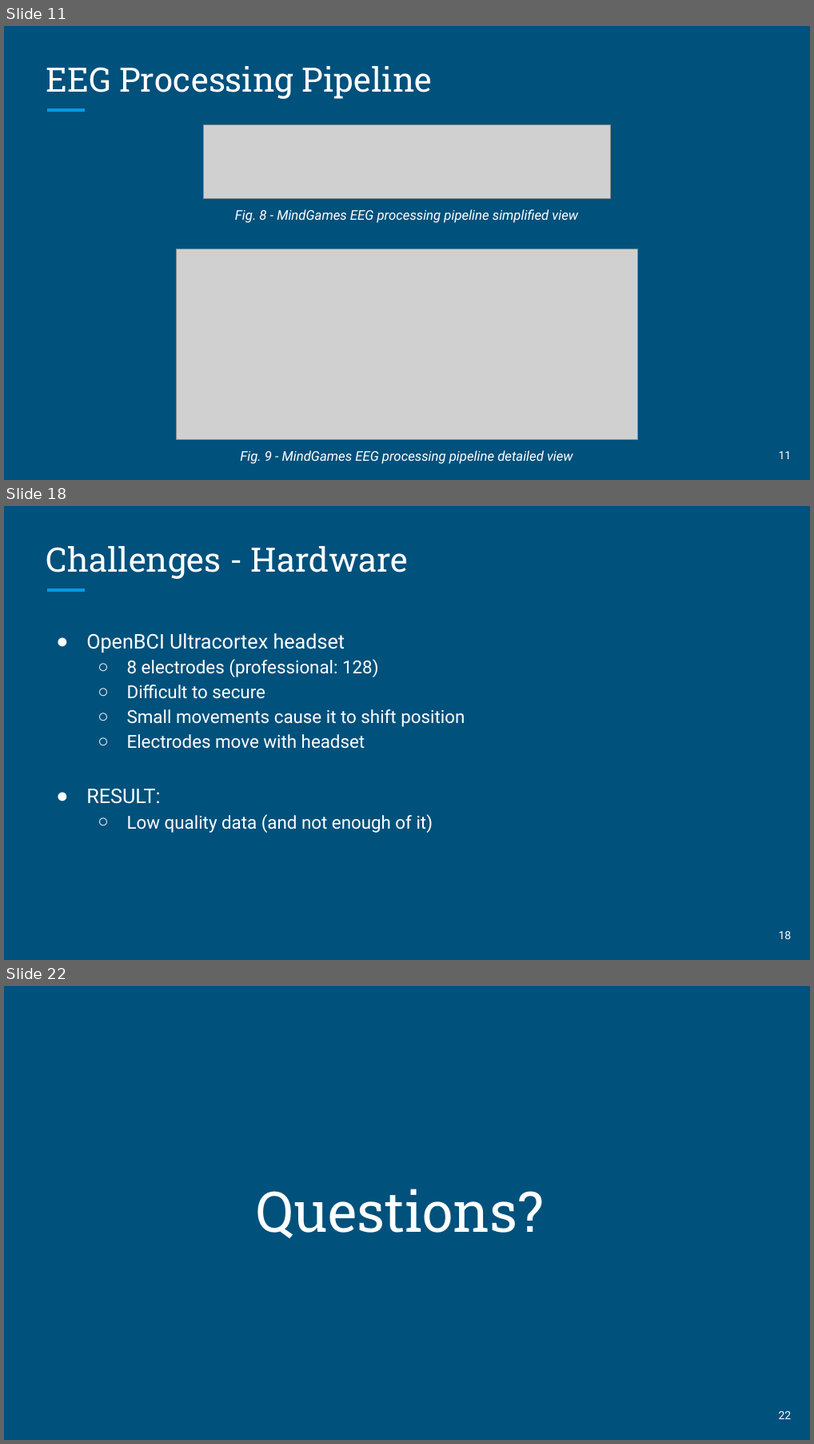
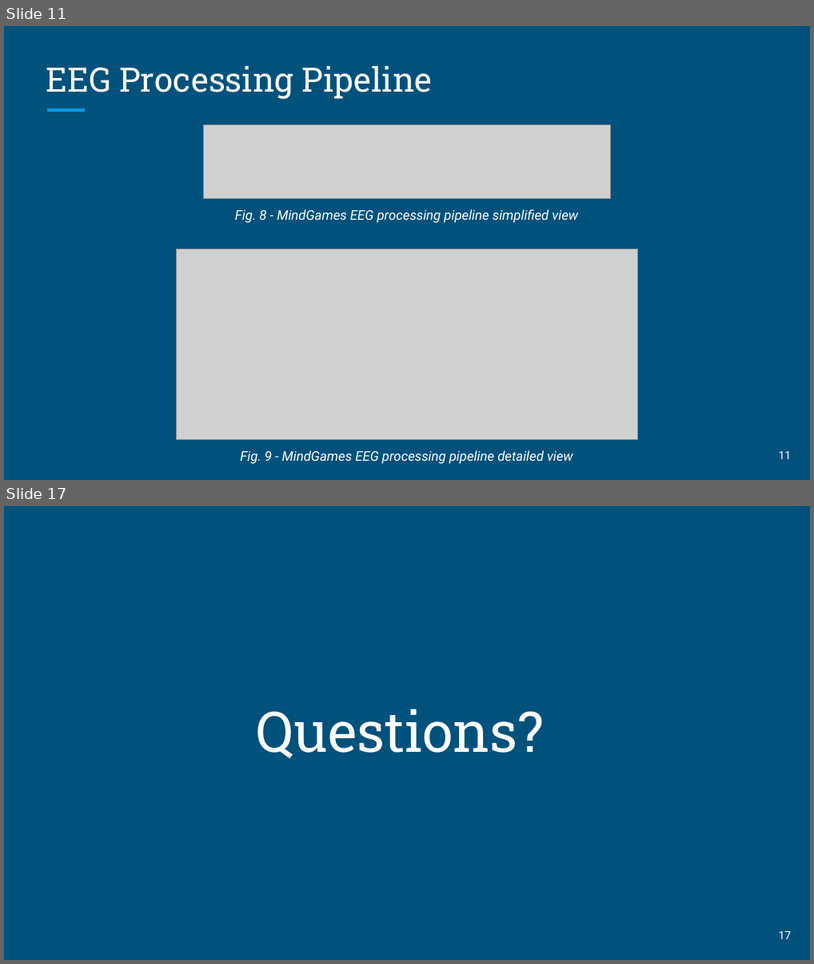
Before and after one commit to knotekbr/cs475_capstone, a slide deck: MindGames Final Presentation (1).pptx. Shown one above the other, each under a label of ours: slides 11, 18 and 22 before the commit, slides 11 and 17 after it; the slides between them are not shown. The pictures are 814x1444 and 814x964 pixels, drawn with LibreOffice and Linux fonts; fonts in the diff are those of the drawing; grey boxes stand for pictures. Boxes give left, top, right and bottom in pixels: in the first picture for what was removed or moved away, otherwise in the second. Text is boxed around its words. In the diff, an @@ line names an element or a change of style, - is before the commit and + after.

```diff
--- a/MindGames Final Presentation (1).pptx
+++ b/MindGames Final Presentation (1).pptx
@@ slide 18 removed at (x1=4, y1=506, x2=810, y2=960), background #00517C; not listed: 1 template element that a slide beside it also shows @@
@@ title removed at (x1=46, y1=546, x2=409, y2=579) @@
-Challenges - Hardware
@@ text removed at (x1=86, y1=633, x2=465, y2=832) @@
-● OpenBCI Ultracortex headset
-  ○ 8 electrodes (professional: 128)
-  ○ Difficult to secure
-  ○ Small movements cause it to shift position
-  ○ Electrodes move with headset
-● RESULT:
-  ○ Low quality data (and not enough of it)
@@ page number removed at (x1=779, y1=931, x2=792, y2=939) @@
-18
@@ what was slide 22 is now slide 17 @@
@@ page number at (x1=779, y1=931, x2=792, y2=939): text changed @@
-22
+17
```
Also in this commit, not shown: 4 slides changed, 2 slides added, 6 other slides removed, 1 other file.
